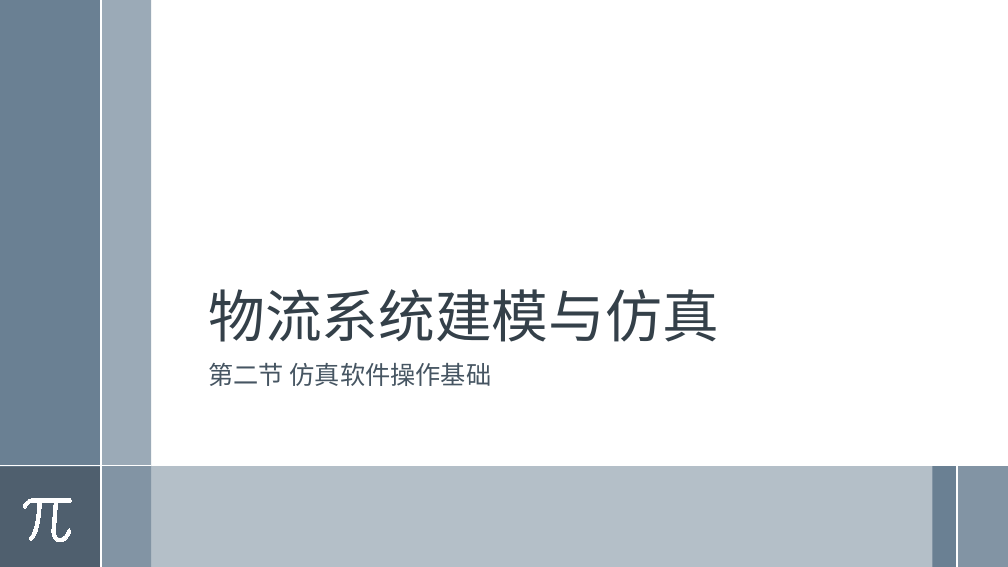
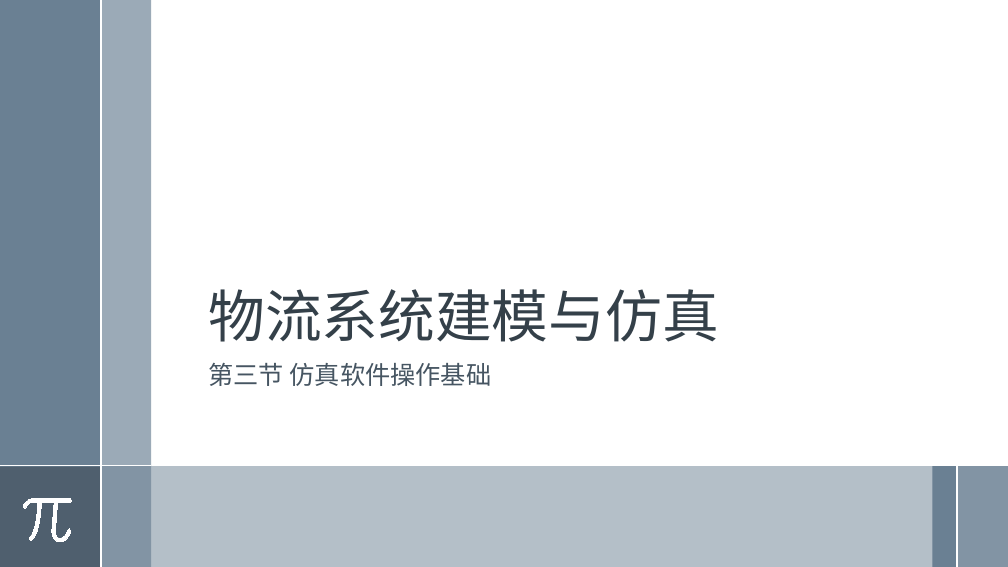
Before and after one commit to exoplanetX/SystemDynamics, a slide deck: slide 1 of 系统仿真-3-操作基础.pptx. Drawn at 1008x567 pixels with LibreOffice and Linux fonts; fonts in the diff are those of the drawing. Boxes give left, top, right and bottom in pixels: in the first picture for what was removed or moved away, otherwise in the second. Text is boxed around its words. In the diff, an @@ line names an element or a change of style, - is before the commit and + after.

```diff
--- a/系统仿真-3-操作基础.pptx
+++ b/系统仿真-3-操作基础.pptx
@@ subtitle at [208,363,492,386]: text changed @@
-第二节 仿真软件操作基础
+第三节 仿真软件操作基础
```
Also in this commit, not shown: 8 slides removed, 1 other file.
